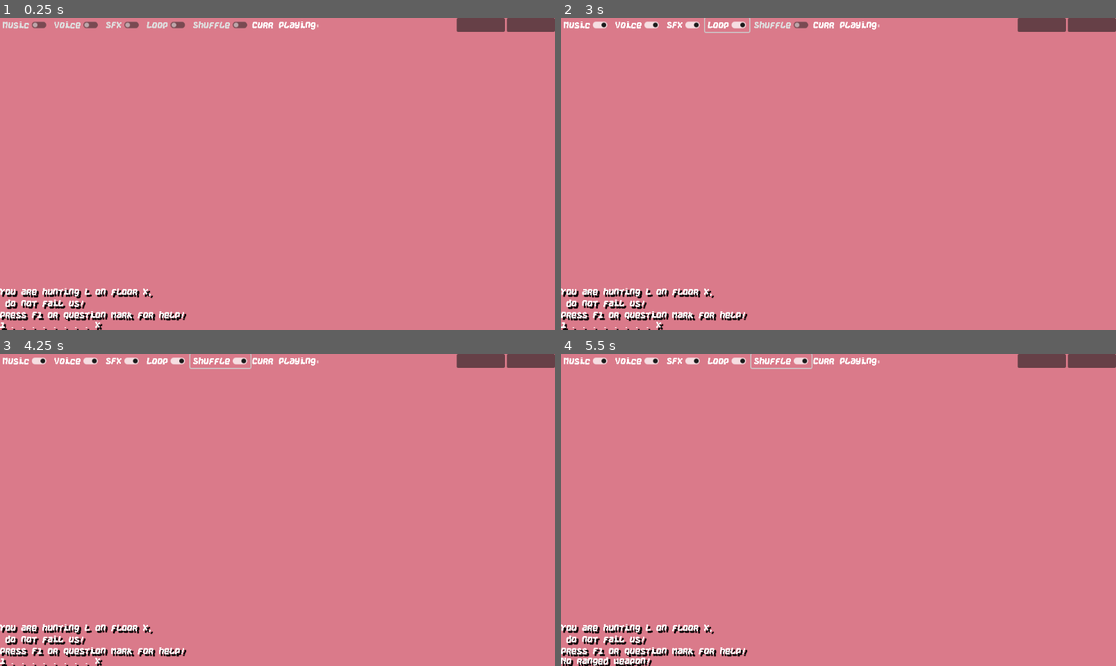
Above: before the commit, frames 1-4 (two rows, left to right).
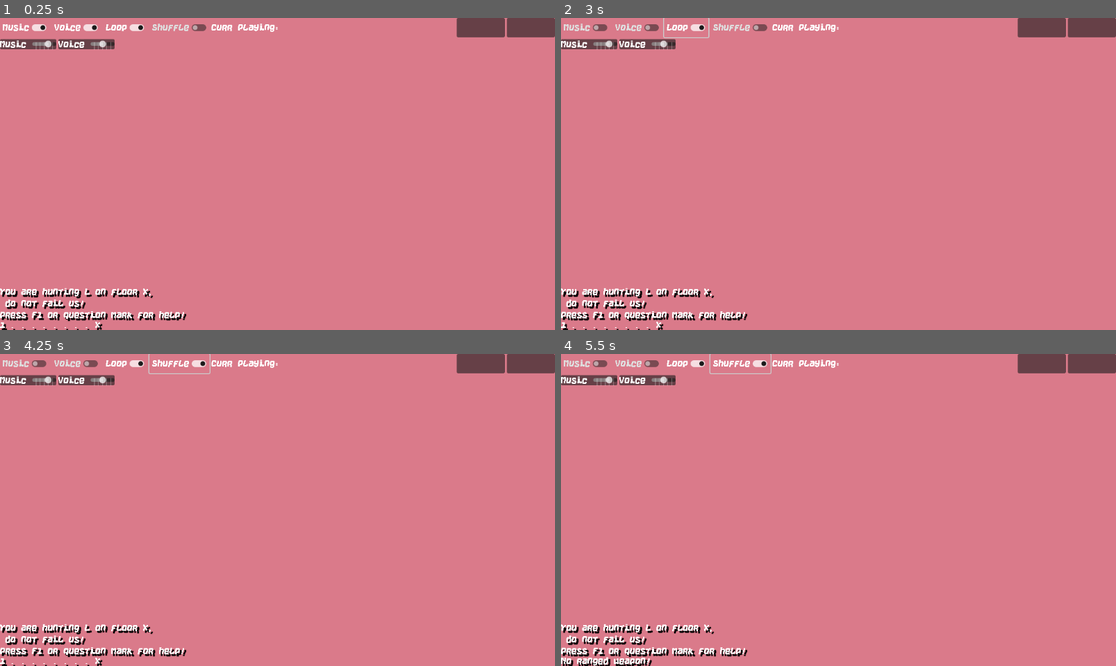
Above: after the commit, the same moments.

Repository: KaizNike/Defeating-User-Built-Dungeon
Game: Godot game, scene res://Main.tscn
Same seed, same stepped clock (60 frames per second), same inputs: the game is played once before the commit and once after it.
Inputs (mouse positions are in pixels of both pictures, inside the frame that each line leads up to):
- Up to frame 1 (0.25 s): no input
- Up to frame 2 (3 s): click "Music" at 0.5 s; click "Voice" at 1.25 s; click (683, 24) at 2 s, where only the run before the commit has a clickable "SFX"; click "Loop" at 2.75 s
- Up to frame 3 (4.25 s): click "Shuffle" at 3.5 s
- Up to frame 4 (5.5 s): tap F at 4.25, 5 s; move the mouse to (960, 494) at 4.27 s; hold Keypad 3 (fire_downright) 4.28-5 s; hold X (fire) 4.28-5 s; click (960, 494) at 4.42 s; drag from (727, 525) to (810, 572) at 5.02 s

The runs differ from the first frame. In frame 1, 2.0% of the frame differs, in the area x 0-100%, y 1-11%; in frame 2, 2.1%; in frame 3, 2.1%, in the area x 0-100%, y 0-11%; in frame 4, 2.1%.
Error before the commit: Invalid access of index '0' on a base object of type: 'PackedStringArray'. (res://Main.gd:144)
Error after the commit: Invalid access of index '0' on a base object of type: 'PackedStringArray'. (res://Main.gd:145)

Commit message:
v0.20 Fixes
Level filehandling.
Volume slider for music.

Diff:
--- a/Defeating User Built Dungeon/CellularMusicChatGPT/AudioPlayer.tscn
+++ b/Defeating User Built Dungeon/CellularMusicChatGPT/AudioPlayer.tscn
@@ -39,7 +39,7 @@
 script = ExtResource("5")
 musicLineScene = ExtResource("3")
 
-[node name="VSplitContainer" type="VSplitContainer" parent="."]
+[node name="VSplitContainer" type="VBoxContainer" parent="."]
 layout_mode = 0
 anchor_right = 1.0
 anchor_bottom = 1.0
@@ -47,27 +47,31 @@
 [node name="HBoxContainer" type="HBoxContainer" parent="VSplitContainer"]
 layout_mode = 2
 
-[node name="OnOffButton" type="CheckButton" parent="VSplitContainer/HBoxContainer"]
-layout_mode = 2
-theme = SubResource("3")
+[node name="MusicB" type="CheckButton" parent="VSplitContainer/HBoxContainer"]
+layout_mode = 2
+theme = SubResource("3")
+button_pressed = true
 text = "Music"
 
-[node name="OnOffButton2" type="CheckButton" parent="VSplitContainer/HBoxContainer"]
-layout_mode = 2
-theme = SubResource("3")
+[node name="VoiceB" type="CheckButton" parent="VSplitContainer/HBoxContainer"]
+layout_mode = 2
+theme = SubResource("3")
+button_pressed = true
 text = "Voice"
 
-[node name="OnOffButton3" type="CheckButton" parent="VSplitContainer/HBoxContainer"]
+[node name="SFXB" type="CheckButton" parent="VSplitContainer/HBoxContainer"]
+visible = false
 layout_mode = 2
 theme = SubResource("3")
 text = "SFX"
 
-[node name="CheckButton" type="CheckButton" parent="VSplitContainer/HBoxContainer"]
-layout_mode = 2
-theme = SubResource("3")
+[node name="LoopB" type="CheckButton" parent="VSplitContainer/HBoxContainer"]
+layout_mode = 2
+theme = SubResource("3")
+button_pressed = true
 text = "Loop"
 
-[node name="CheckButton2" type="CheckButton" parent="VSplitContainer/HBoxContainer"]
+[node name="ShuffleB" type="CheckButton" parent="VSplitContainer/HBoxContainer"]
 layout_mode = 2
 theme = SubResource("3")
 text = "Shuffle"
@@ -105,6 +109,65 @@
 layout_mode = 2
 script = ExtResource("4")
 
+[node name="HBoxContainer2" type="HBoxContainer" parent="VSplitContainer"]
+layout_mode = 2
+theme = ExtResource("6")
+
+[node name="PanelContainer" type="PanelContainer" parent="VSplitContainer/HBoxContainer2"]
+layout_mode = 2
+
+[node name="HSplitContainer" type="HSplitContainer" parent="VSplitContainer/HBoxContainer2/PanelContainer"]
+layout_mode = 2
+
+[node name="Label" type="Label" parent="VSplitContainer/HBoxContainer2/PanelContainer/HSplitContainer"]
+layout_mode = 2
+text = "Music"
+
+[node name="HSlider" type="HSlider" parent="VSplitContainer/HBoxContainer2/PanelContainer/HSplitContainer"]
+custom_minimum_size = Vector2(50, 0)
+layout_mode = 2
+size_flags_vertical = 4
+value = 75.0
+tick_count = 5
+ticks_on_borders = true
+
+[node name="PanelContainer2" type="PanelContainer" parent="VSplitContainer/HBoxContainer2"]
+layout_mode = 2
+
+[node name="HSplitContainer2" type="HSplitContainer" parent="VSplitContainer/HBoxContainer2/PanelContainer2"]
+layout_mode = 2
+
+[node name="Label" type="Label" parent="VSplitContainer/HBoxContainer2/PanelContainer2/HSplitContainer2"]
+layout_mode = 2
+text = "Voice"
+
+[node name="HSlider" type="HSlider" parent="VSplitContainer/HBoxContainer2/PanelContainer2/HSplitContainer2"]
+custom_minimum_size = Vector2(50, 0)
+layout_mode = 2
+size_flags_vertical = 4
+value = 50.0
+tick_count = 5
+ticks_on_borders = true
+
+[node name="PanelContainer3" type="PanelContainer" parent="VSplitContainer/HBoxContainer2"]
+layout_mode = 2
+
+[node name="HSplitContainer3" type="HSplitContainer" parent="VSplitContainer/HBoxContainer2/PanelContainer3"]
+visible = false
+layout_mode = 2
+
+[node name="Label" type="Label" parent="VSplitContainer/HBoxContainer2/PanelContainer3/HSplitContainer3"]
+layout_mode = 2
+text = "SFX"
+
+[node name="HSlider" type="HSlider" parent="VSplitContainer/HBoxContainer2/PanelContainer3/HSplitContainer3"]
+custom_minimum_size = Vector2(50, 0)
+layout_mode = 2
+size_flags_vertical = 4
+value = 75.0
+tick_count = 5
+ticks_on_borders = true
+
 [node name="ScrollContainer" type="ScrollContainer" parent="VSplitContainer"]
 custom_minimum_size = Vector2(0, 60)
 layout_mode = 2
@@ -113,7 +176,7 @@
 
 [node name="VBoxContainer" type="VBoxContainer" parent="VSplitContainer/ScrollContainer"]
 layout_mode = 2
-size_flags_horizontal = 9
+size_flags_horizontal = 3
 
 [node name="PanelContainer" parent="VSplitContainer/ScrollContainer/VBoxContainer" instance=ExtResource("3")]
 visible = false
--- a/Defeating User Built Dungeon/CellularMusicChatGPT/MusicPlaying.gd
+++ b/Defeating User Built Dungeon/CellularMusicChatGPT/MusicPlaying.gd
@@ -16,3 +16,9 @@
 
 func _on_Button_pressed():
 	pass # Replace with function body.
+
+
+func _on_h_slider_drag_ended(value_changed):
+	if value_changed:
+		$LineItemMusic.volume_db = $MusicPlaying/HSlider.value
+	pass # Replace with function body.
--- a/Defeating User Built Dungeon/CellularMusicChatGPT/MusicPlaying.tscn
+++ b/Defeating User Built Dungeon/CellularMusicChatGPT/MusicPlaying.tscn
@@ -7,6 +7,7 @@
 anchors_preset = 15
 anchor_right = 1.0
 anchor_bottom = 1.0
+size_flags_horizontal = 3
 theme = ExtResource("2")
 script = ExtResource("1")
 
@@ -27,6 +28,15 @@
 text = "Title: Data Sound"
 clip_text = true
 
+[node name="HSlider" type="HSlider" parent="MusicPlaying"]
+custom_minimum_size = Vector2(75, 0)
+layout_mode = 2
+size_flags_vertical = 4
+min_value = -80.0
+max_value = 24.0
+tick_count = 5
+ticks_on_borders = true
+
 [node name="LineEdit2" type="LineEdit" parent="MusicPlaying"]
 layout_mode = 2
 size_flags_vertical = 4
@@ -44,3 +54,4 @@
 [node name="LineItemMusic" type="AudioStreamPlayer" parent="."]
 
 [connection signal="pressed" from="MusicPlaying/Button" to="." method="_on_Button_pressed"]
+[connection signal="drag_ended" from="MusicPlaying/HSlider" to="." method="_on_h_slider_drag_ended"]
--- a/Defeating User Built Dungeon/CellularMusicChatGPT/SineWave.gd
+++ b/Defeating User Built Dungeon/CellularMusicChatGPT/SineWave.gd
@@ -9,6 +9,8 @@
 	self.play()
 	playback = self.get_stream_playback()
 	fill_buffer()
+	if not reading:
+		stop()
 
 
 func _process(delta):
--- a/Defeating User Built Dungeon/CellularMusicChatGPT/Visualizer.gd
+++ b/Defeating User Built Dungeon/CellularMusicChatGPT/Visualizer.gd
@@ -16,9 +16,11 @@
 
 func _ready():
 	spectrum = AudioServer.get_bus_effect_instance(0,0)
+	set_process(true)
 
 
 func _process(_delta):
+	queue_redraw()
 	pass
 
 
--- a/Defeating User Built Dungeon/Globals.tscn
+++ b/Defeating User Built Dungeon/Globals.tscn
@@ -1,6 +1,6 @@
-[gd_scene load_steps=2 format=2]
+[gd_scene load_steps=2 format=3 uid="uid://p7a5pf8exghv"]
 
-[ext_resource path="res://Globals.gd" type="Script" id=1]
+[ext_resource type="Script" path="res://Globals.gd" id="1"]
 
 [node name="Globals" type="Node"]
-script = ExtResource( 1 )
+script = ExtResource("1")
--- a/Defeating User Built Dungeon/Main.gd
+++ b/Defeating User Built Dungeon/Main.gd
@@ -2,8 +2,8 @@
 extends Node
 
 # Major, Minor, Patch
-var version = [0, 19, 0, "-alpha"]
-# Godot 4 Version, MP3 Support
+var version = [0, 20, 0, "-alpha"]
+# Filehandling + Music Fixes
 
 # Future ideas - Friendly or neutral mobs, ghosts (spawn in reused rooms where player died), Pets
 
@@ -123,7 +123,8 @@
 
 func _ready():
 	randomize()
-	var check1 = get_tree().connect("files_dropped", Callable(self, "_files_dropped"))
+	#var check1 = get_tree().connect("files_dropped", Callable(self, "_files_dropped"))
+	var check1 = get_viewport().files_dropped.connect(_files_dropped)
 	if check1 != 0:
 		print("Error with file loading!", check1)
 	playerOrig = player.duplicate(true)
@@ -1487,7 +1488,7 @@
 		return
 	containerInv.append(Item)
 
-func _files_dropped(files, screen):
+func _files_dropped(files):
 	var fileIndex = 0
 	var extensions = "txt"
 	if currentRoom < 0:
@@ -1502,8 +1503,7 @@
 			continue
 #			Bool = true
 #		print(file, " ", screen, Bool)
-		var f = FileAccess.open(File, File.READ)
-		var data = ""
+		var f = FileAccess.open(File,FileAccess.READ)
 		var index = 1
 		levelLabel.text = ""
 		var textLength = 0
@@ -1533,9 +1533,9 @@
 		f.close()
 		if ifFailed:
 			continue
-		f = File.new()
+		var data = ""
 		index = 1
-		f.open(File,File.READ)
+		f = FileAccess.open(File,FileAccess.READ)
 		while not f.eof_reached():
 			if index > 6:
 				break
--- a/Defeating User Built Dungeon/Main.tscn
+++ b/Defeating User Built Dungeon/Main.tscn
@@ -25,6 +25,9 @@
 [node name="CellMusicChatGPT3" parent="VSplitContainer/VSplitContainer" instance=ExtResource("4")]
 layout_mode = 2
 size_flags_vertical = 3
+
+[node name="Visualizer" parent="VSplitContainer/VSplitContainer/CellMusicChatGPT3/VSplitContainer/HBoxContainer" index="8"]
+custom_minimum_size = Vector2(100, 40)
 
 [node name="LevelLabel" type="Label" parent="VSplitContainer/VSplitContainer"]
 layout_mode = 2
--- a/Defeating User Built Dungeon/project.godot
+++ b/Defeating User Built Dungeon/project.godot
@@ -26,6 +26,10 @@
 [display]
 
 window/size/resizable=false
+
+[filesystem]
+
+import/blender/enabled=false
 
 [input]
 
